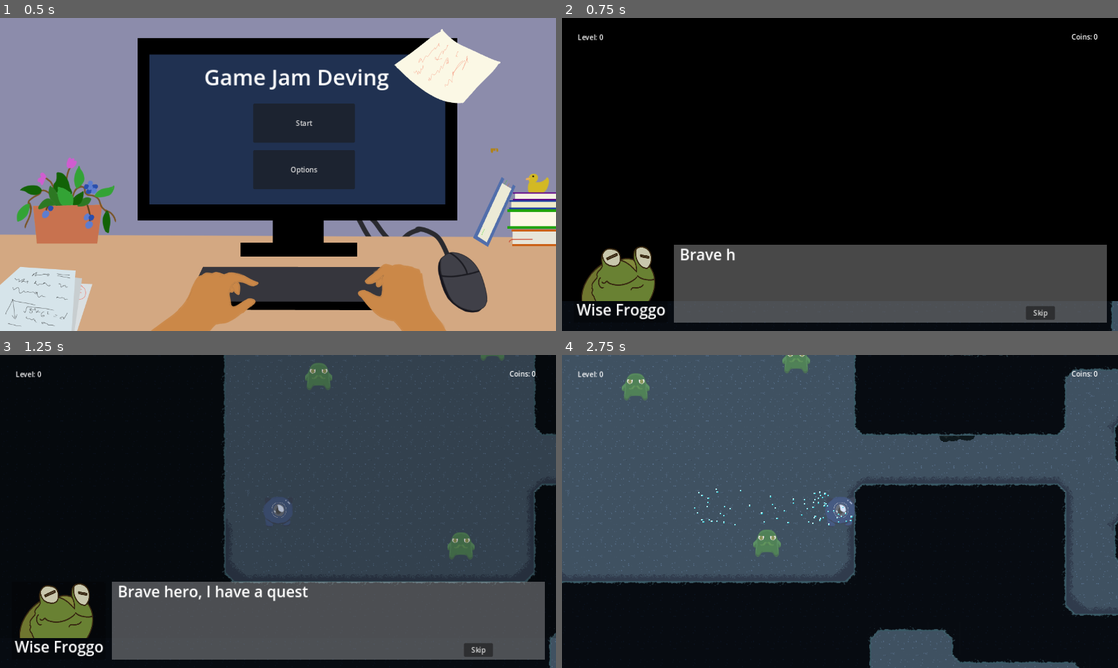
Above: before the commit, frames 1-4 (two rows, left to right).
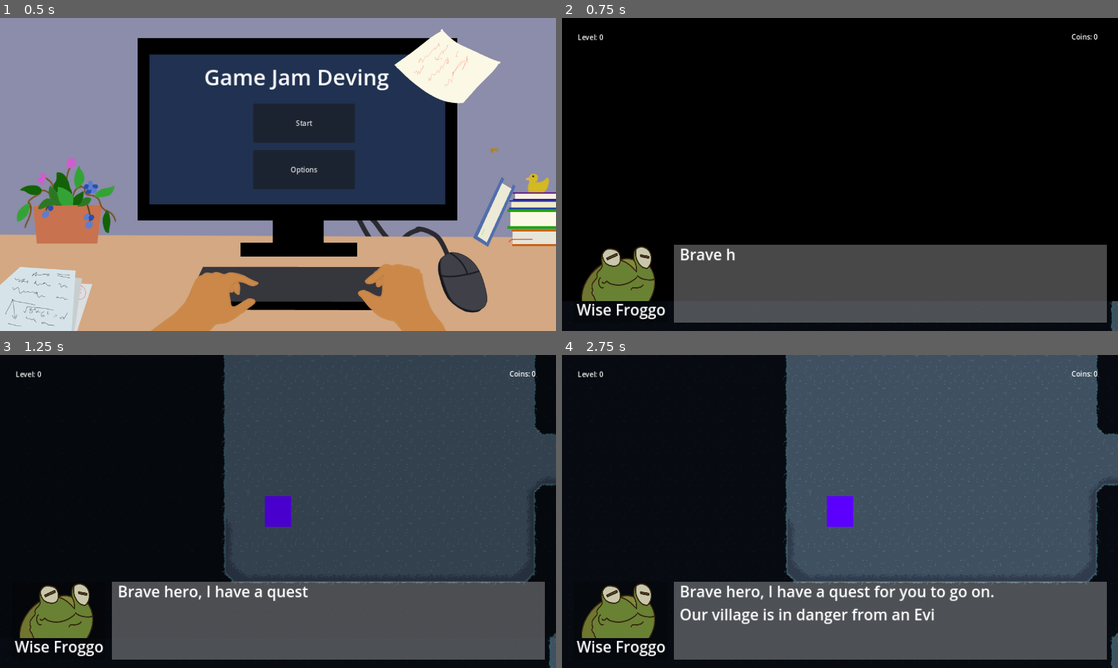
Above: after the commit, the same moments.

Repository: acropolis914/Gwizz-s-Game-Jam
Game: Godot game, scene res://Scene/main_menu.tscn
Same seed, same stepped clock (60 frames per second), same inputs: the game is played once before the commit and once after it. Sound files missing from this copy of the repository are replaced by a short silence.
Inputs (mouse positions are in pixels of both pictures, inside the frame that each line leads up to):
- Up to frame 1 (0.5 s): no input
- Up to frame 2 (0.75 s): click "Start" at 0.5 s
- Up to frame 3 (1.25 s): no input
- Up to frame 4 (2.75 s): click (1040, 649) at 1.25 s, where only the run before the commit has a clickable "Skip"; tap Enter at 2 s; move the mouse to (962, 495) at 2.02 s; hold D (move_right) from 2.03 s (still down); tap Shift (dash) at 2.1 s; click (962, 495) at 2.3 s

Frame 1 is identical in both runs. In frame 2, 0.2% of the frame differs, in the area x 83-89%, y 92-97%; in frame 3, 1.3%; in frame 4, 75%, in the area x 0-100%, y 0-100%.

Commit message:
changes
changes

Diff:
--- a/Scene/ending_mode.tscn
+++ b/Scene/ending_mode.tscn
@@ -1,8 +1,9 @@
-[gd_scene load_steps=10 format=3 uid="uid://df5ioo34xm154"]
+[gd_scene load_steps=11 format=3 uid="uid://df5ioo34xm154"]
 
 [ext_resource type="Script" path="res://Scripts/ending_mode.gd" id="1_kejtb"]
 [ext_resource type="Texture2D" uid="uid://dhqx6slcop3q4" path="res://ImageAssets/BG Gwizz Jam Site.png" id="2_cbd6o"]
 [ext_resource type="Texture2D" uid="uid://ca43nx0s8p3wh" path="res://ImageAssets/White.png" id="3_aipnl"]
+[ext_resource type="Script" path="res://Scripts/Game_reset_comp.gd" id="4_p0vjy"]
 
 [sub_resource type="StyleBoxFlat" id="StyleBoxFlat_7xsow"]
 bg_color = Color(0.215686, 0.643137, 0.682353, 0.482353)
@@ -86,5 +87,8 @@
 "": SubResource("AnimationLibrary_64ld1")
 }
 
+[node name="Game_reset_comp" type="Node2D" parent="."]
+script = ExtResource("4_p0vjy")
+
 [connection signal="button_down" from="Submit_Button" to="." method="_on_submit_button_button_down"]
 [connection signal="button_down" from="End_Button" to="." method="_on_end_button_button_down"]
--- a/Scene/feature_chooser_ui.gd
+++ b/Scene/feature_chooser_ui.gd
@@ -60,7 +60,6 @@
 	$Panel/Enemy_1.modulate = Color.AQUAMARINE
 	if Input.is_action_just_pressed("left_click"):
 		GlobalScript.emeny_1 = true
-		print($Panel/Enemy_1/Label.text)
 
 func _on_enemy_1_mouse_exited() -> void:
 	$Panel/Enemy_1.modulate = Color.WHITE
@@ -72,7 +71,6 @@
 	$Panel/Enemy_2.modulate = Color.AQUAMARINE
 	if Input.is_action_just_pressed("left_click"):
 		GlobalScript.emeny_2 = true
-		print($Panel/Enemy_2/Label.text)
 
 func _on_enemy_2_mouse_exited() -> void:
 	$Panel/Enemy_2.modulate = Color.WHITE
--- a/Scene/feature_chooser_ui.tscn
+++ b/Scene/feature_chooser_ui.tscn
@@ -330,6 +330,7 @@
 text = "[center]Added"
 
 [node name="Trap" type="Panel" parent="Panel"]
+visible = false
 self_modulate = Color(1, 1, 1, 0)
 layout_mode = 1
 anchors_preset = 14
@@ -693,6 +694,7 @@
 text = "[center]Added"
 
 [node name="Skip" type="Panel" parent="Panel"]
+visible = false
 self_modulate = Color(1, 1, 1, 0)
 layout_mode = 1
 anchors_preset = 14
@@ -744,6 +746,7 @@
 text = "[center]Added"
 
 [node name="Pre-req_comp" type="Node2D" parent="."]
+visible = false
 script = ExtResource("14_gjsda")
 
 [connection signal="focus_entered" from="Panel/Enemy_1" to="." method="_on_enemy_1_focus_entered"]
--- a/Scene/story_mode.tscn
+++ b/Scene/story_mode.tscn
@@ -1,10 +1,11 @@
-[gd_scene load_steps=12 format=3 uid="uid://cr8t15u2vq6hx"]
+[gd_scene load_steps=13 format=3 uid="uid://cr8t15u2vq6hx"]
 
 [ext_resource type="Script" path="res://Scripts/Story_mode.gd" id="1_i7m82"]
 [ext_resource type="Texture2D" uid="uid://c7tmqeu8f12e1" path="res://ImageAssets/BG Computer Day 0.png" id="2_6g53f"]
 [ext_resource type="Texture2D" uid="uid://cnybskrryfdby" path="res://ImageAssets/Screenshot Error.png" id="3_a52ai"]
 [ext_resource type="Texture2D" uid="uid://ca43nx0s8p3wh" path="res://ImageAssets/White.png" id="4_7gl02"]
 [ext_resource type="Texture2D" uid="uid://du4o6c2b8b1dk" path="res://ImageAssets/BG Ending 4.png" id="5_eybe2"]
+[ext_resource type="PackedScene" uid="uid://p58fom250kv0" path="res://Scene/feature_chooser_ui.tscn" id="6_7q6ad"]
 
 [sub_resource type="StyleBoxFlat" id="StyleBoxFlat_2bs7b"]
 bg_color = Color(0.494118, 0.494118, 0.494118, 0.356863)
@@ -154,6 +155,8 @@
 offset_right = 151.0
 offset_bottom = 137.0
 
+[node name="FeatureChooserUI" parent="." instance=ExtResource("6_7q6ad")]
+
 [connection signal="button_up" from="Next_Button" to="." method="_on_next_button_button_up"]
 [connection signal="button_down" from="Play_Button" to="." method="_on_play_button_button_down"]
 [connection signal="button_down" from="Card_Button" to="." method="_on_card_button_button_down"]
@@ -162,3 +165,4 @@
 [connection signal="button_down" from="Error/Error_Button" to="." method="_on_error_button_button_down"]
 [connection signal="button_down" from="Testing_Button" to="." method="_on_testing_button_button_down"]
 [connection signal="button_down" from="Testing_Button" to="." method="_on_button_button_downsccs"]
+[connection signal="chosen" from="FeatureChooserUI" to="." method="_on_feature_chooser_ui_chosen"]
--- /dev/null
+++ b/Scripts/Game_reset_comp.gd
@@ -0,0 +1,11 @@
+extends Node2D
+
+func reset_game_stats():
+	var var_false = ["emeny_1","emeny_2","emeny_3","trap_rock",	"trap_slime","puzzle",
+	"collectible","dash", "vissuals","pots","story","skip",
+	"key", "in_game", "in_room2", "in_room3"]
+	for vars in var_false:
+		GlobalScript[vars] = false
+	var var_zero = ["level", "aesthetic", "coins"]
+	for vars_z in var_zero:
+		GlobalScript[vars_z] = 0
--- a/Scripts/Pre-req_comp.gd
+++ b/Scripts/Pre-req_comp.gd
@@ -4,7 +4,6 @@
 
 func _process(delta: float) -> void:
 	if GlobalScript.dash:
-		print("dash added")
 		trap.show()
 		$"../Panel".position = Vector2(239, 110)
 	if GlobalScript.story:
--- a/Scripts/Story_mode.gd
+++ b/Scripts/Story_mode.gd
@@ -82,23 +82,55 @@
 ",
 	4 :
 "
-???
+adding music and sfx
+func _ready():
+   good_music.play()
+
+func _misuc():
+   if player dash:
+   then dash.play()
+
+func _kidnap_musician():
+   notes is hitting:
+   autoplay_good_music
 ",
 	5 :
 "
-???
+Learning Gwizz
+We be Gwizzing
+Gwizz
+Zzzzzzzzz Bee :3
 ",
 	6 :
 "
-???
+func _input(event):
+   if event == lit:
+   on_fire = true
+
+func _process(_delta):
+   if on_fire == true:
+   dancing_queen = true
+   power += 9000*delta
+   depression = false
 ",
 	7 :
 "
-???
+var procratination = 10
+var
 ",
 	8 :
 "
-???
+func finishing_game(happiness):
+   godot.open()
+   code.write()
+   play_test.test()
+   game.submit(happiness)
+
+func rating():
+   if game == bad:
+   YUCK
+   elif game == good:
+   NICE
 "
 }
 @onready var next_button = $Next_Button
@@ -136,7 +168,6 @@
 func coding_done():
 	play_button.show()
 	dialog_num = 21
-
 
 func _on_next_button_button_up():
 	dialog_num += 1
@@ -178,8 +209,6 @@
 	for vars_z in var_zero:
 		GlobalScript[vars_z] = 0
 
-
-
 #Below are temporary for the cards
 func _on_card_button_button_down():
 	dialog_num += 1
@@ -198,3 +227,7 @@
 
 func _on_testing_button_button_down():
 	print(GlobalScript.coins)
+
+
+func _on_feature_chooser_ui_chosen():
+	pass # Replace with function body.
--- a/Scripts/ending_mode.gd
+++ b/Scripts/ending_mode.gd
@@ -37,9 +37,9 @@
 	get_tree().change_scene_to_file("res://Scene/main_menu.tscn")
 
 func reset_game_stats():
-	var var_false = ["emeny_1","emeny_2","emeny_3","trap_rock",
-	"trap_slime","puzzle", "collectible","dash", "vissuals",
-	"pots","story","skip", "key", "in_game", "in_room2", "in_room3"]
+	var var_false = ["emeny_1","emeny_2","emeny_3","trap_rock",	"trap_slime","puzzle",
+	"collectible","dash", "vissuals","pots","story","skip",
+	"key", "in_game", "in_room2", "in_room3"]
 	for vars in var_false:
 		GlobalScript[vars] = false
 	var var_zero = ["level", "aesthetic", "coins"]
--- a/Scripts/global_script.gd
+++ b/Scripts/global_script.gd
@@ -4,7 +4,7 @@
 var aesthetic = 0
 
 #UPGRADES
-var emeny_1 = true
+var emeny_1 = false
 var emeny_2 = false
 var emeny_3 = false
 var trap_rock = false
@@ -12,11 +12,11 @@
 var puzzle = false
 
 var collectible = false #coins
-var dash = true
-var vissuals = true
+var dash = false
+var vissuals = false
 var pots = false
-var story = true
-var skip = true
+var story = false
+var skip = false
 
 #Plauyer holding
 var key = false
